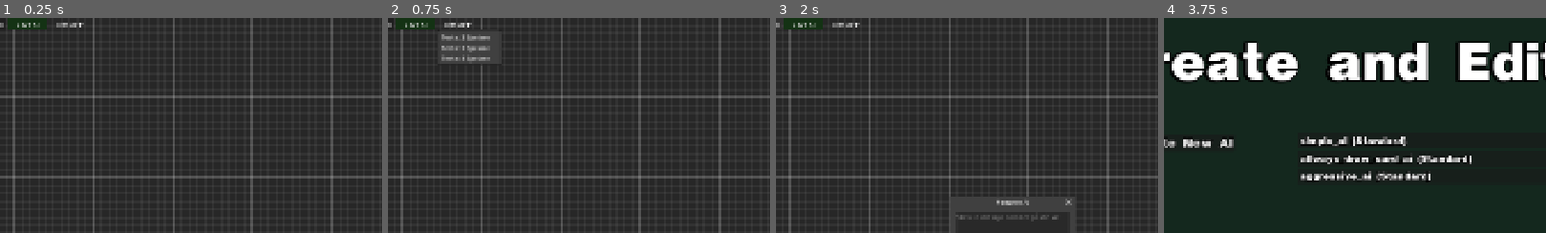
Above: before the commit, frames 1-4 (left to right).
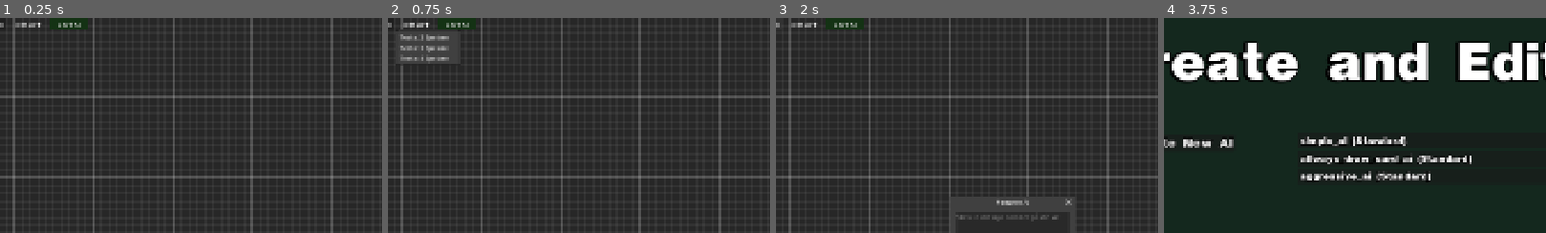
Above: after the commit, the same moments.

Repository: JontePonte/UNO-utlimate-ai-simulator
Game: Godot game, scene res://ai_editor/AIEditor.tscn
The game is run twice, just before and just after one commit, with the same random seed, the same clock (stepped at 60 frames per second) and the same inputs. This scene is started directly instead of the project's main scene.
Inputs (mouse positions are % of the whole screen's width and height, from its top left):
- Up to frame 1 (0.25 s): no input
- Up to frame 2 (0.75 s): click "Test AI ▼" at 0.5 s
- Up to frame 3 (2 s): click "Rename AI" at 1.25 s
- Up to frame 4 (3.75 s): click (50, 48) at 2.02 s; type "12" at 2.1 s; click "OK" at 2.75 s; click "<- Back to Menu" at 3.5 s
The pictures show only the part of the screen within x 19-69%, y 0-50%; the shares and areas given below are measured in that part.

The runs differ from the first frame. In frame 1, 0.6% of the frame differs, in the area x 2-23%, y 0-6%; in frame 2, 2.9%, in the area x 2-29%, y 0-23%; in frame 3, 0.6%; in frame 4, nothing differs.

Commit message:
Switch places of save and test buttons in editor

Diff:
--- a/uno-ultimate-ai-simulator/ai_editor/AIEditor.tscn
+++ b/uno-ultimate-ai-simulator/ai_editor/AIEditor.tscn
@@ -62,6 +62,11 @@
 layout_mode = 2
 text = "Rename AI"
 
+[node name="TestButton" type="MenuButton" parent="MarginContainer/HBoxContainer" unique_id=2138379968]
+custom_minimum_size = Vector2(100, 0)
+layout_mode = 2
+text = "Test AI ▼"
+
 [node name="SaveButton" type="Button" parent="MarginContainer/HBoxContainer" unique_id=798030839]
 custom_minimum_size = Vector2(100, 0)
 layout_mode = 2
@@ -69,11 +74,6 @@
 theme_override_styles/hover = SubResource("StyleBoxFlat_kgwxg")
 text = "Save AI"
 
-[node name="TestButton" type="MenuButton" parent="MarginContainer/HBoxContainer" unique_id=2138379968]
-custom_minimum_size = Vector2(100, 0)
-layout_mode = 2
-text = "Test AI ▼"
-
 [node name="GraphContextMenu" type="PopupMenu" parent="." unique_id=1224044069]
 
 [node name="NodeContextMenu" type="PopupMenu" parent="." unique_id=216108866]
